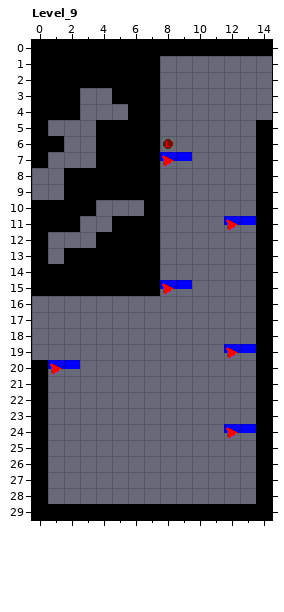
LDtk project, stored at Assets/Game/World/LDtk/Forest.ldtk. Above, as it was before the edit.
Cells are 16x16 px. Shown: Level_9 x 0..14, y 0..29. The commit also changed other parts of the map, which this record leaves out.
After:
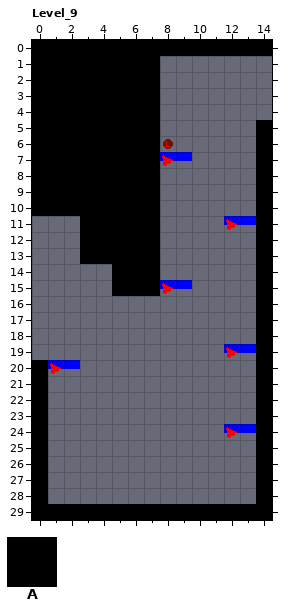
Key: from "Ground": A 0.
_ is an empty cell.
The edit:
Layer "Ground":
Tile A now appears in row 3 at x 3 to 4; in row 4 at x 3 to 5; in row 5 at x 1 to 3; in row 6 at x 2 to 3; in row 7 at x 1 to 3; in rows 8 to 9 at x 0 to 1.
Tile A now appears in row 10 at x 4 to 6; in row 11 at x 3 to 4; in row 12 at x 3.
The edit erases tile A in row 11 at x 0 to 2; in row 12 at x 0; in row 13 at x 0 and 2; in rows 14 to 15 at x 0 to 4.
